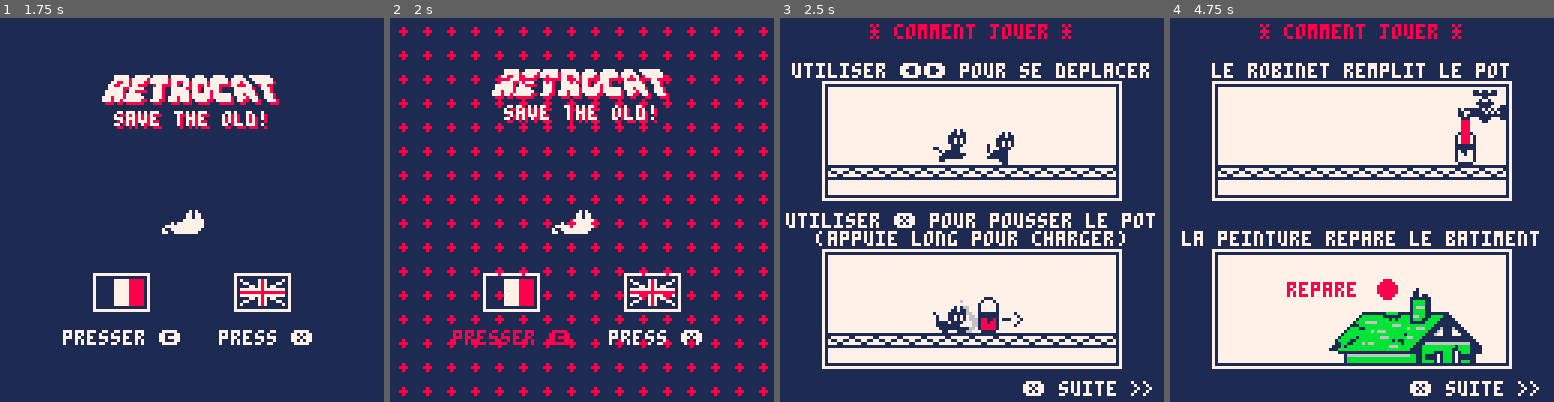
Above: before the commit, frames 1-4 (left to right).
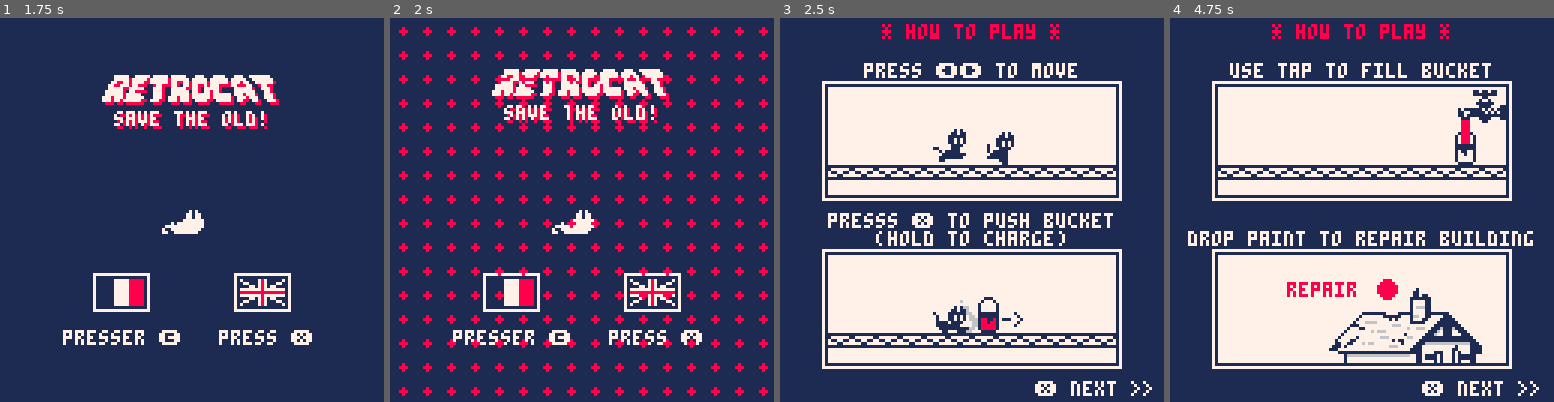
Above: after the commit, the same moments.

Repository: Arche-san/retrocat
Game: PICO-8 cartridge retrocat.p8
Two runs of this game, one before a commit and one after it. Both use one fixed random seed, a clock stepped at 60 frames per second and the inputs below.
Inputs:
- Up to frame 1 (1.75 s): tap X (X key) at 0.33, 1.07 s; tap O (Z key) at 0.7, 1.7 s; hold Right from 1.6 s (still down)
- Up to frame 2 (2 s): keep holding Right; tap X (X key) at 1.85 s
- Up to frame 3 (2.5 s): release Right at 2.1 s; tap O (Z key) at 2.1 s; hold Right from 2.47 s (still down)
- Up to frame 4 (4.75 s): tap O (Z key) every 0.4 s from 2.5 to 4.5 s; tap X (X key) at 2.97, 4.08 s; release Right at 3.03 s; hold Left 3.08-3.58 s; hold Right 4.02-4.68 s

Frame 1 is identical in both runs. In frame 2, 0.5% of the frame differs, in the area x 16-47%, y 81-86%; in frame 3, 5.7%; in frame 4, 6.7%, in the area x 3-97%, y 1-99%.

Commit message:
Final version ?

Diff:
--- a/retrocat.p8
+++ b/retrocat.p8
@@ -52,7 +52,7 @@
 score_bonus_building_completed = 50
 
 difficulty_building_step = 3
-difficulty_factor_paintsurface = 0.5
+difficulty_factor_paintsurface = 0.35
 difficulty_factor_demolisher_idletime = 0.2
 
 debug_collisions = false
@@ -1224,7 +1224,8 @@
  {"use tap to fill bucket",
   "le robinet remplit le pot"},
  {" ❎ next >>","❎ suite >>"},
- {"repair","repare"}
+ {"repair","repare"},
+ {"❎ restart","❎ recommencer"}
 }
 
 --center text
@@ -1296,7 +1297,7 @@
   spr(46,96,19,2,2)
   spr(42,94,33,1,2,2)
   rectfill(97,34,99,41,8)
-  building_draw_part(0,32,54,25,50,90)
+  building_draw_part(0,32,54,25,50,90,0)
   circfill(72,90,3,8)
   print(txts[10][lang],39,88,8)
  end
@@ -1395,7 +1396,8 @@
  --start
  if((btn(5) or btn(4)) and
     not key_n and
-    title_start == 0) then
+    title_start == 0 and
+    tra == 0) then
   key_n = true
   title_start = 80
   game_sfx(14)
@@ -1447,6 +1449,7 @@
  if(gameover_score_timeout > 0) gameover_score_timeout += 1
  if(gameover_score_timeout > 220) then
   ctxt("score "..num_format(score, 4),64,58,8)
+  print(txts[11][lang],3,121,7)
   if(btnp(4) or btnp(5)) reset_game()
  end
 end
